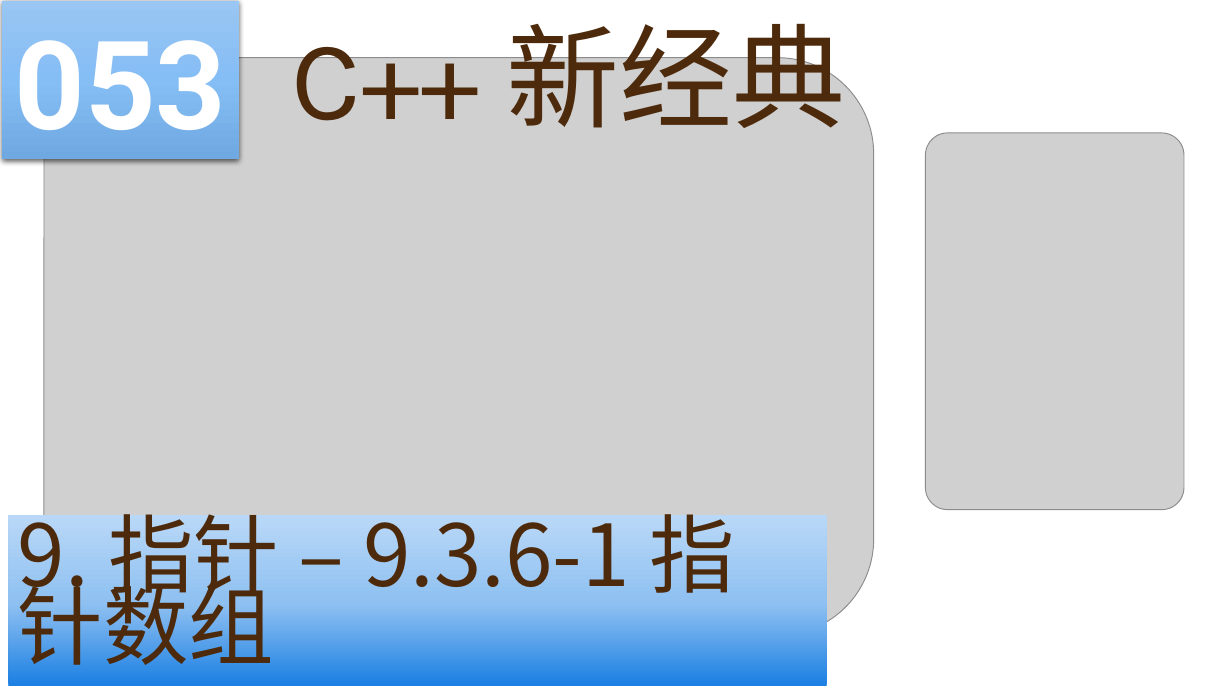
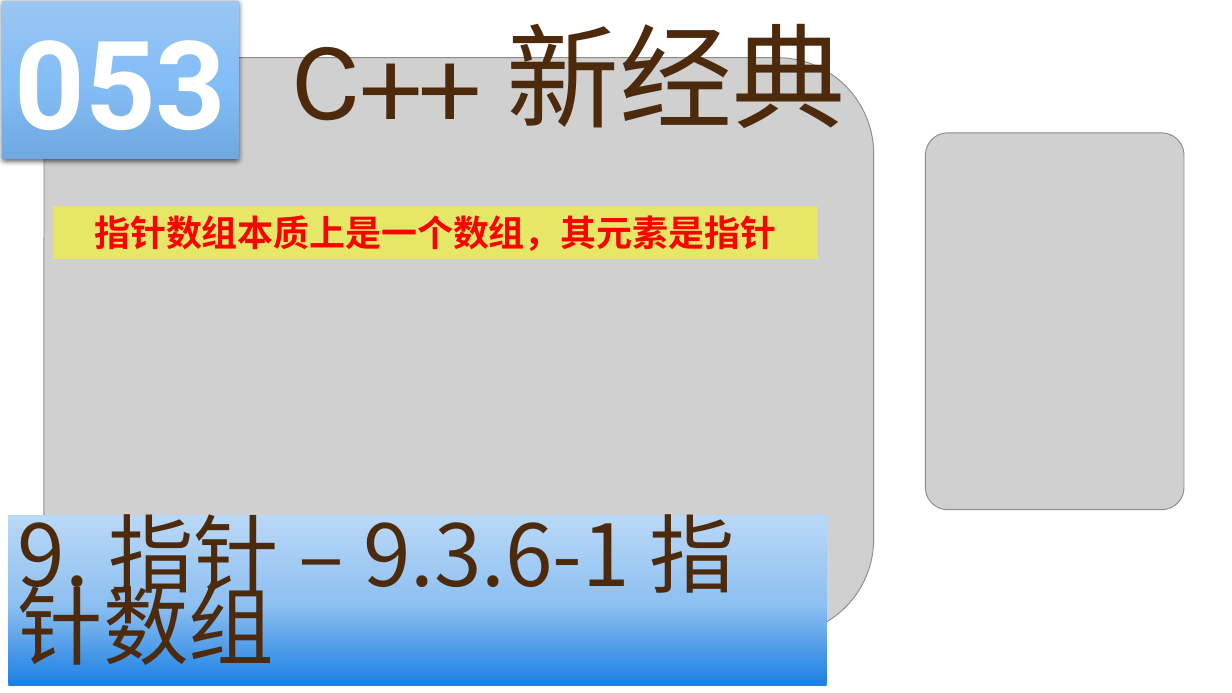
Before and after one commit to yasenstar/learn_cpp, a slide deck: slide 53 of cpp_new/C++ 新经典.pptx. Drawn at 1232x693 pixels with LibreOffice and Linux fonts; fonts in the diff are those of the drawing; grey boxes stand for pictures; background and template pictures are left out. Boxes give left, top, right and bottom in pixels: in the first picture for what was removed or moved away, otherwise in the second. Text is boxed around its words. In the diff, an @@ line names an element or a change of style, - is before the commit and + after.

```diff
--- a/cpp_new/C++ 新经典.pptx
+++ b/cpp_new/C++ 新经典.pptx
@@ rectangle added at [53,206,818,259], fill #FFFF00 at 50% opacity, 28 pt, text #FF0000, bold @@
+指针数组本质上是一个数组，其元素是指针
```
Also in this commit, not shown: 1 other slide changed, 2 other files.
